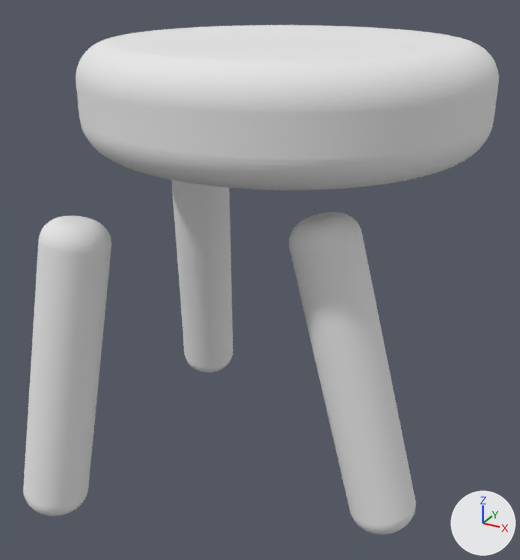
Two versions of the OBJ model public/Hocker/hocker.obj, one commit apart.
The view is the same before and after, from a 50 mm lens placed at (-0.94, 5.62, 3.71), pointed at (-2.69, 8.79, 2.12). The lights are fixed; the arrows at lower right show +X, +Y and +Z. Where no turn or scale is listed for an object, it has been applied to the vertices.

In view in the first picture: 'hocker'.
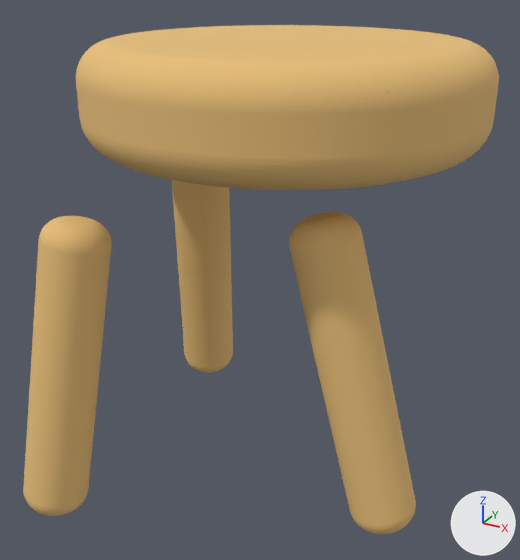
Boxes (x1, y1, x2, y2) around the edits, measured in the pictures (520 x 560 px):
```json
{"object": "hocker", "change": "recoloured", "before": [23, 25, 499, 534], "after": [23, 25, 499, 534], "on screen": "grey to orange"}
```

Edits to the scene script, one JSON object a line:
```json
{"op": "add", "block": "img_282312_23_05_24_17_42_47_1_color_png", "code": ["img_282312_23_05_24_17_42_47_1_color_png = load_image('282312_23_05_24_17_42_47_1_color.png', '282312_23_05_24_17_42_47_1_color.png', 2048, 2048, 'sRGB')"]}
{"op": "add", "block": "mat_282312_23_05_24_17_42_47_1", "code": ["mat_282312_23_05_24_17_42_47_1 = principled_material('282312_23_05_24_17_42_47_1')", "mat_282312_23_05_24_17_42_47_1.texture = img_282312_23_05_24_17_42_47_1_color_png", "mat_282312_23_05_24_17_42_47_1.roughness = 1.0"]}
{"block": "me_hocker", "where": "me_hocker.from_pydata(...)  # 6463 vertices, 12910 faces; spans x -3.66..-1.61, y 7.69..9.99, z 0.95..3.37"}
{"op": "remove", "block": "me_hocker", "code": "me_hocker.materials.append(mat_hocker)  # white #e7e7e7"}
{"op": "add", "block": "me_hocker", "code": "me_hocker.materials.append(mat_282312_23_05_24_17_42_47_1)  # picture img_282312_23_05_24_17_42_47_1_color_png"}
```
